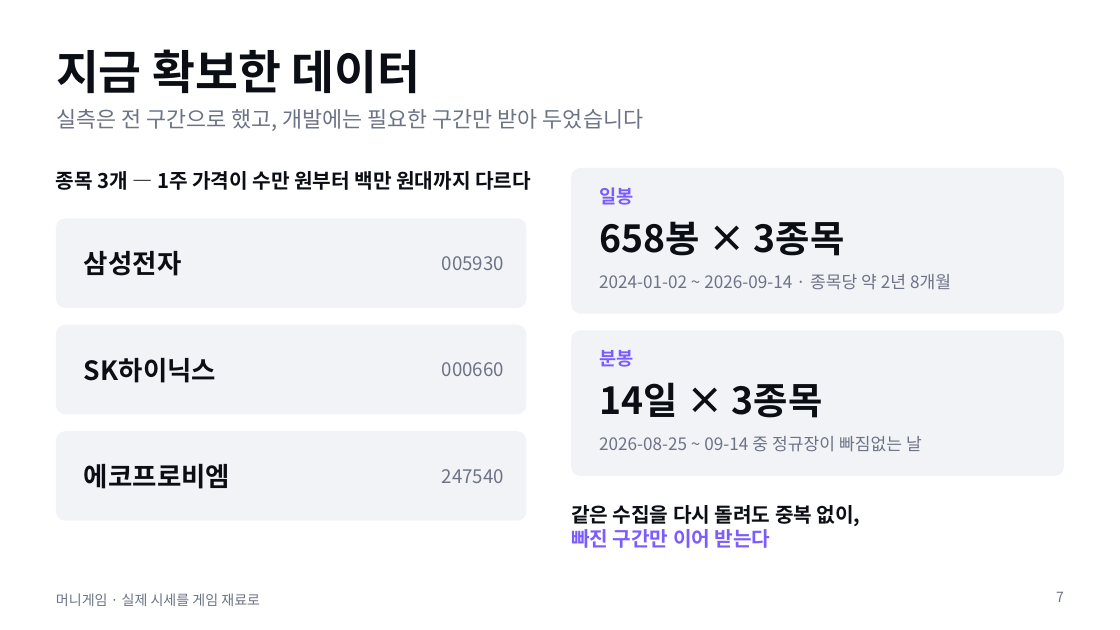
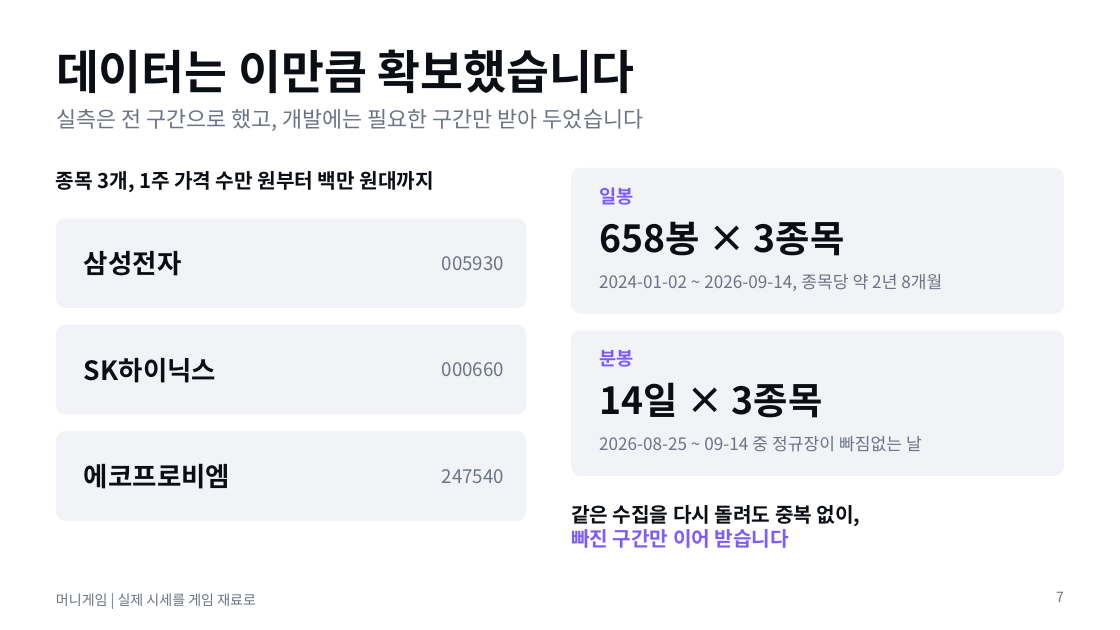
Before and after one commit to mth1108/money_game, a slide deck: slide 7 of presentations/01-data/moneygame-progress.pptx. Drawn at 1120x630 pixels with LibreOffice and Linux fonts; fonts in the diff are those of the drawing. Boxes give left, top, right and bottom in pixels: in the first picture for what was removed or moved away, otherwise in the second. Text is boxed around its words. In the diff, an @@ line names an element or a change of style, - is before the commit and + after.

```diff
--- a/presentations/01-data/moneygame-progress.pptx
+++ b/presentations/01-data/moneygame-progress.pptx
@@ title at (56,49,634,94): text changed @@
-지금 확보한 데이터
+데이터는 이만큼 확보했습니다
@@ text at (56,171,434,192): text changed @@
-종목 3개 — 1주 가격이 수만 원부터 백만 원대까지 다르다
+종목 3개, 1주 가격 수만 원부터 백만 원대까지
@@ text at (599,274,942,291): text changed @@
-2024-01-02 ~ 2026-09-14 · 종목당 약 2년 8개월
+2024-01-02 ~ 2026-09-14, 종목당 약 2년 8개월
@@ text at (571,529,789,548): text changed @@
-빠진 구간만 이어 받는다
+빠진 구간만 이어 받습니다
@@ text at (56,593,256,606): text changed @@
-머니게임 · 실제 시세를 게임 재료로
+머니게임 | 실제 시세를 게임 재료로
```
Also in this commit, not shown: 11 other slides changed, 2 other files.
